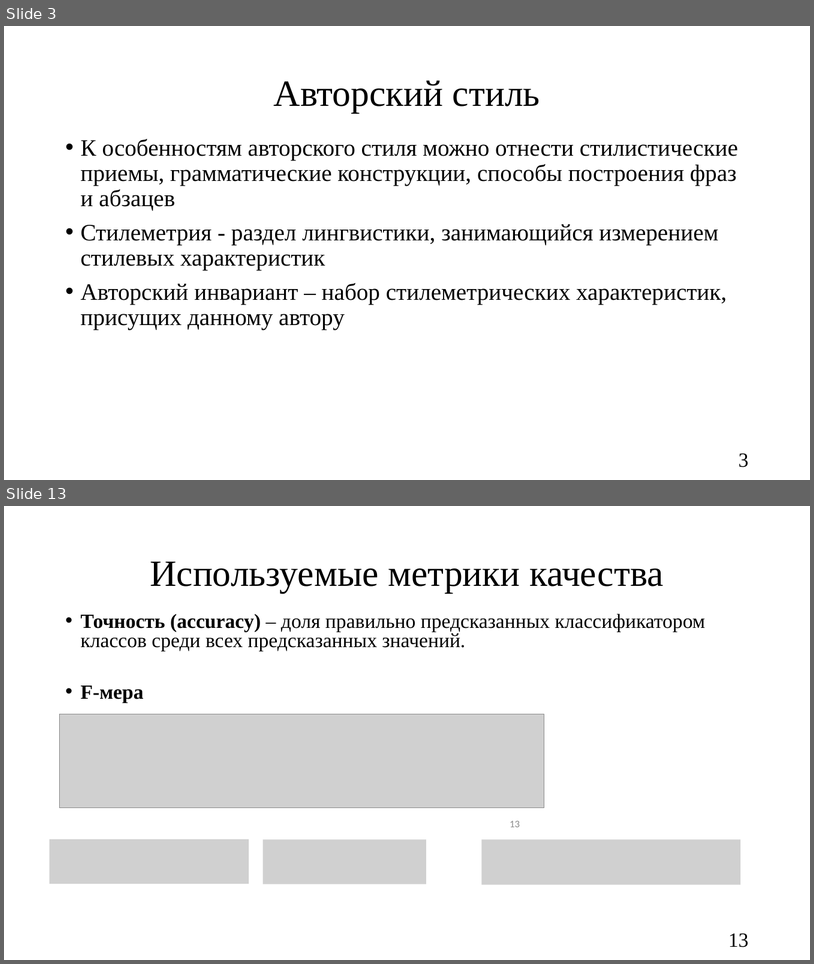
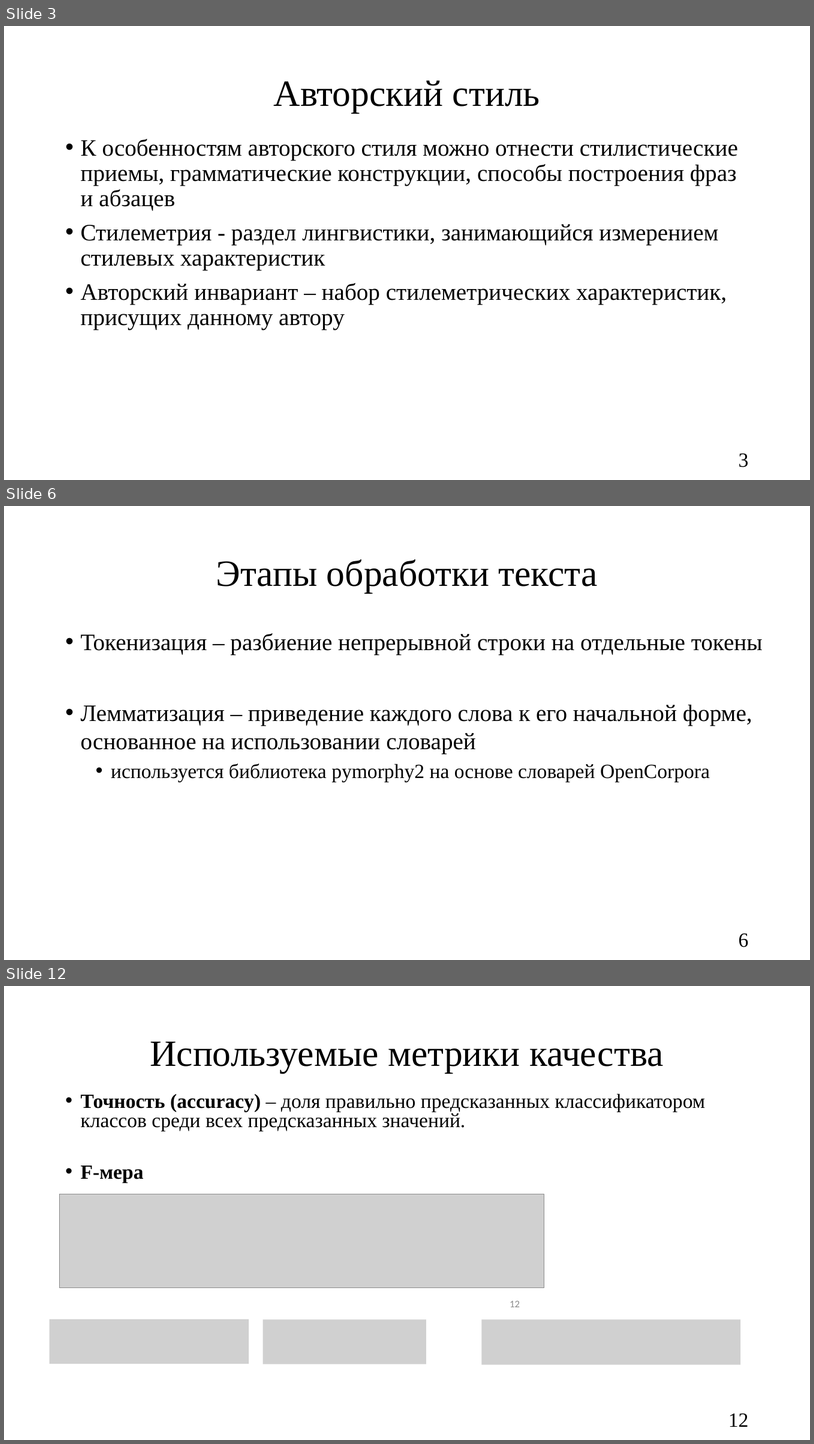
Before and after one commit to oljakon/bachelor-degree, a slide deck: РПЗ/презентация_Кондрашова.pptx. Shown one above the other, each under a label of ours: slides 3 and 13 before the commit, slides 3, 6 and 12 after it; the slides between them are not shown. The pictures are 814x964 and 814x1444 pixels, drawn with LibreOffice and Linux fonts; fonts in the diff are those of the drawing; grey boxes stand for pictures. Boxes give left, top, right and bottom in pixels: in the first picture for what was removed or moved away, otherwise in the second. Text is boxed around its words. In the diff, an @@ line names an element or a change of style, - is before the commit and + after.

```diff
--- a/РПЗ/презентация_Кондрашова.pptx
+++ b/РПЗ/презентация_Кондрашова.pptx
@@ slide 6 added at (4, 506, 810, 960), background #FFFFFF @@
@@ title added at (216, 559, 598, 592), 44 pt, text #000000 @@
+Этапы обработки текста
@@ text added at (81, 633, 763, 782), 28 pt, text #000000 @@
+• Токенизация – разбиение непрерывной строки на отдельные токены
+• Лемматизация – приведение каждого слова к его начальной форме, основанное на использовании словарей
+  • используется библиотека pymorphy2 на основе словарей OpenCorpora
@@ page number added at (739, 933, 749, 947), 24 pt, text #000000 @@
+6
@@ what was slide 13 is now slide 12 @@
@@ page number at (510, 1300, 520, 1307): text changed @@
-13
+12
@@ page number at (729, 1413, 749, 1426): text changed @@
-13
+12
```
Also in this commit, not shown: 14 slides changed, 1 other slide added, 3 slides removed, 2 other files.
